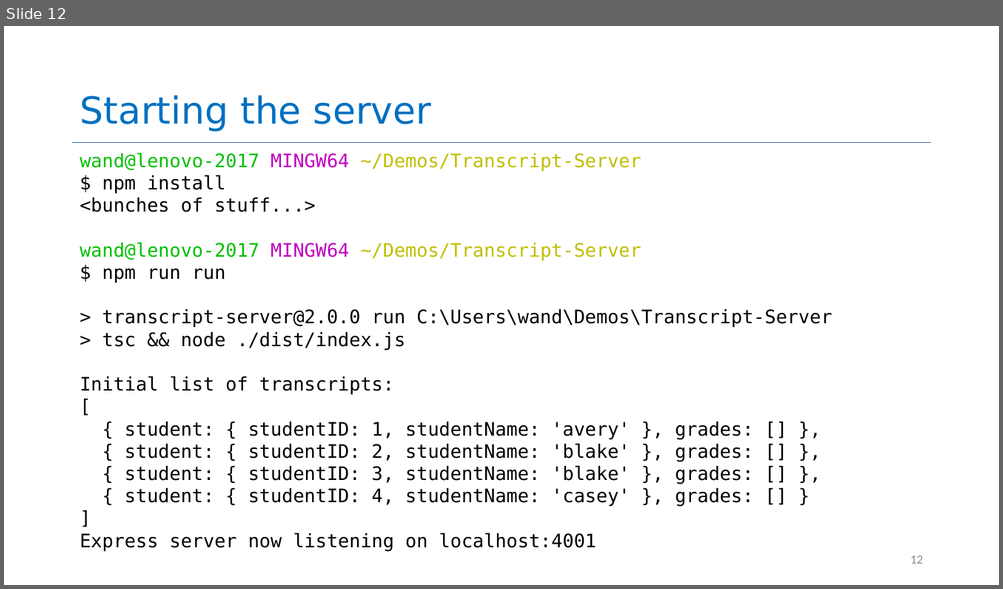
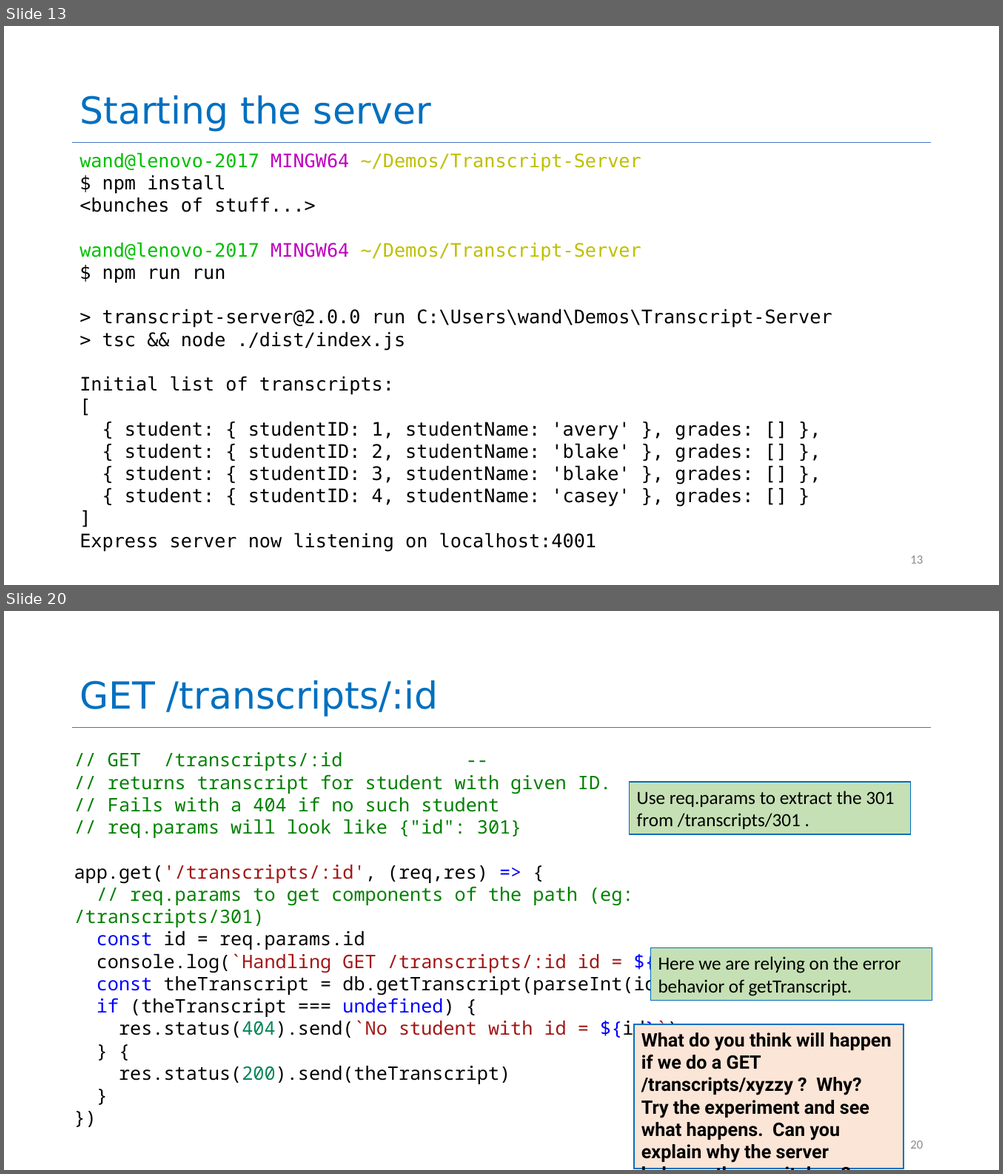
Before and after one commit to neu-se/CS4530-CS5500-Spring-2021, a slide deck: Slides/Lesson 3.4 Building a REST server.pptx. Shown one above the other, each under a label of ours: slide 12 before the commit, slides 13 and 20 after it; the slides between them are not shown. The pictures are 1003x589 and 1003x1174 pixels, drawn with LibreOffice and Linux fonts; fonts in the diff are those of the drawing. Boxes give left, top, right and bottom in pixels: in the first picture for what was removed or moved away, otherwise in the second. Text is boxed around its words. In the diff, an @@ line names an element or a change of style, - is before the commit and + after.

```diff
--- a/Slides/Lesson 3.4 Building a REST server.pptx
+++ b/Slides/Lesson 3.4 Building a REST server.pptx
@@ slide 20 added at (4,611,999,1170), background #FFFFFF; not listed: 1 template element that a slide beside it also shows @@
@@ title added at (79,680,438,717), 36 pt, text #0070C0 @@
+GET /transcripts/:id
@@ text added at (74,752,712,1085), 18 pt, text #008000 @@
+// GET /transcripts/:id --
+// returns transcript for student with given ID.
+// Fails with a 404 if no such student
+// req.params will look like {"id": 301}
+app.get('/transcripts/:id', (req,res) => {
+// req.params to get components of the path (eg: /transcripts/301)
+const id = req.params.id
+console.log(`Handling GET /transcripts/:id id = ${id}`)
+const theTranscript = db.getTranscript(parseInt(id));
+if (theTranscript === undefined) {
+res.status(404).send(`No student with id = ${id}`)
+} {
+res.status(200).send(theTranscript)
+}
+})
@@ rectangle added at (629,782,910,834), fill #C5E0B4, outline #0070C0 1 pt, 18 pt, text #000000 @@
+Use req.params to extract the 301 from /transcripts/301 .
@@ rectangle added at (651,948,932,1001), fill #C5E0B4, outline #0070C0 1 pt, 18 pt, text #000000 @@
+Here we are relying on the error behavior of getTranscript.
@@ rectangle added at (634,1025,903,1169), fill #FBE5D6, outline #0070C0 1 pt, 18 pt, text #000000, bold @@
+What do you think will happen if we do a GET /transcripts/xyzzy ? Why? Try the experiment and see what happens. Can you explain why the server behaves the way it does?
@@ page number added at (910,1141,922,1149), 12 pt, text #8C8C8C @@
+20
@@ what was slide 12 is now slide 13 @@
@@ page number at (910,556,922,564): text changed @@
-12
+13
```
Also in this commit, not shown: 9 slides changed, 9 other slides added, 2 slides removed, 5 other files.
